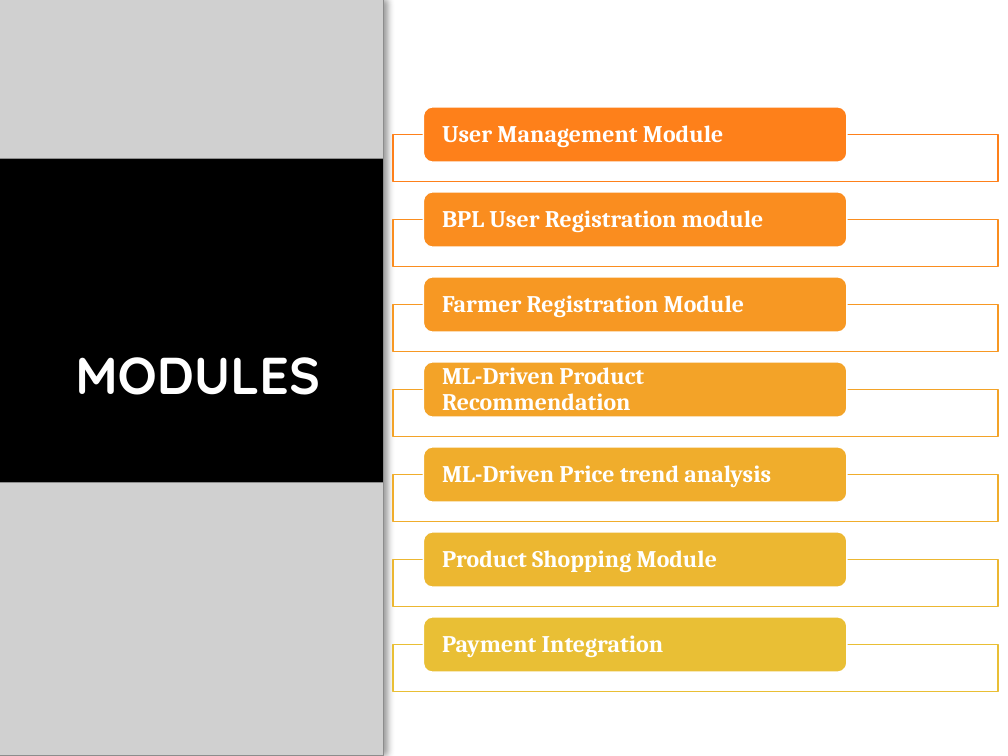
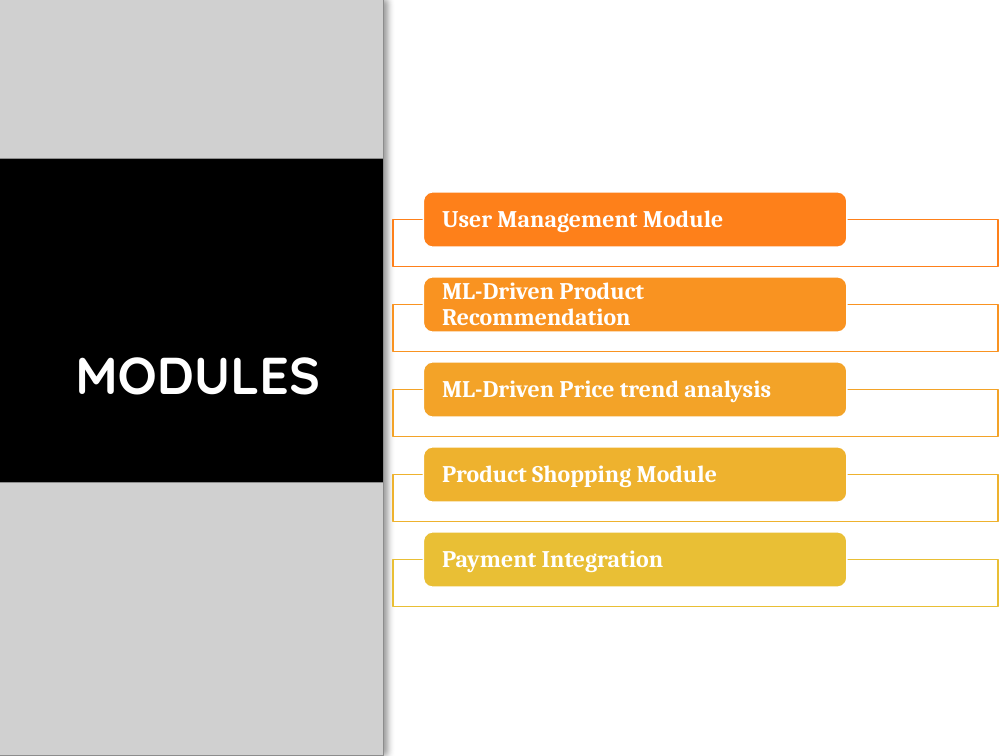
Before and after one commit to Sonalazar5/GrowWell-Sustainable-E-commerce-for-Health-and-Farmers, a slide deck: slide 6 of FIRST REVIEW.pptx. Drawn at 1008x756 pixels with LibreOffice and Linux fonts; fonts in the diff are those of the drawing; grey boxes stand for pictures; background and template pictures are left out. Boxes give left, top, right and bottom in pixels: in the first picture for what was removed or moved away, otherwise in the second. Text is boxed around its words. In the diff, an @@ line names an element or a change of style, - is before the commit and + after.

```diff
--- a/FIRST REVIEW.pptx
+++ b/FIRST REVIEW.pptx
@@ 1 text, 1 rounded rectangle, 1 rectangle: place and size @@
-1 text, 1 rounded rectangle, 1 rectangle at bbox=[393, 107, 998, 181]
+1 text, 1 rounded rectangle, 1 rectangle at bbox=[393, 192, 998, 267]
@@ rounded rectangle at bbox=[423, 277, 847, 333]: fill #F79823 to #F99321 @@
@@ rectangle at bbox=[393, 304, 998, 352]: outline #F79823 1 pt to #F99321 1 pt @@
@@ rounded rectangle at bbox=[423, 447, 847, 502]: fill #F0AD2C to #EEB22E @@
@@ rectangle at bbox=[393, 475, 998, 522]: outline #F0AD2C 1 pt to #EEB22E 1 pt @@
@@ 4 texts, 1 rectangle, 1 rounded rectangle: place and size @@
-4 texts, 1 rectangle, 1 rounded rectangle at bbox=[393, 362, 998, 691]
+4 texts, 1 rectangle, 1 rounded rectangle at bbox=[393, 277, 998, 607]
@@ group removed at bbox=[393, 192, 998, 607]: 2 rectangles, 2 rounded rectangles, 2 texts @@
-BPL User Registration module
-Farmer Registration Module
```
